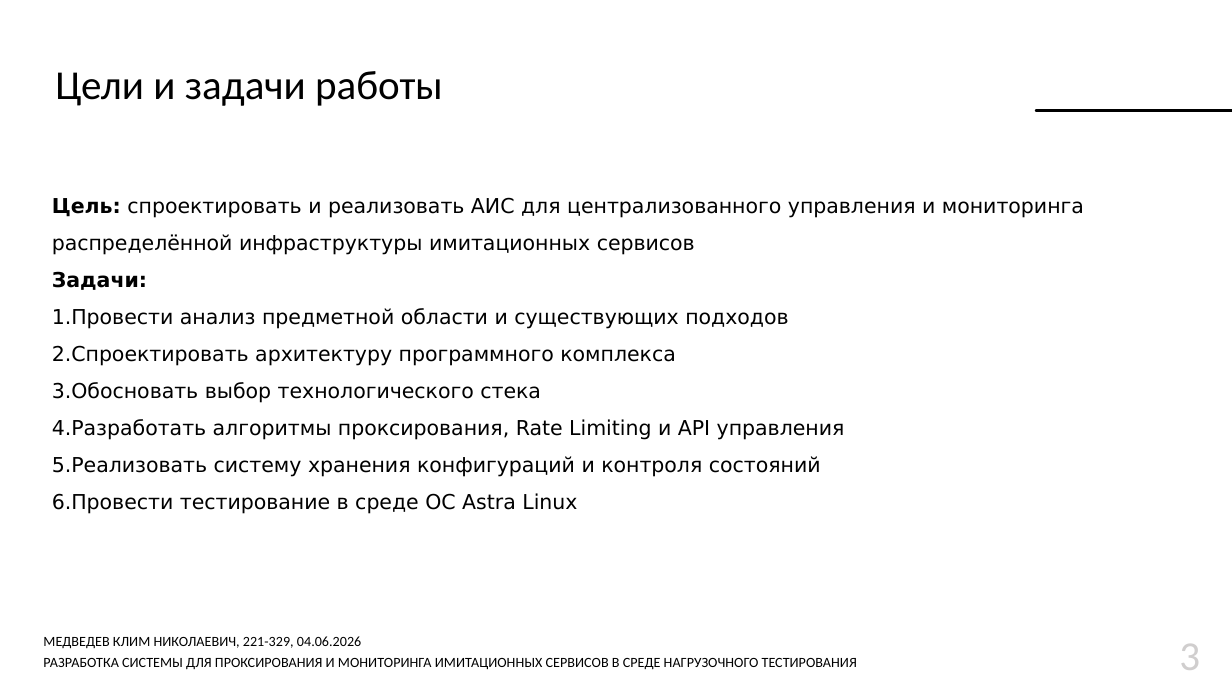
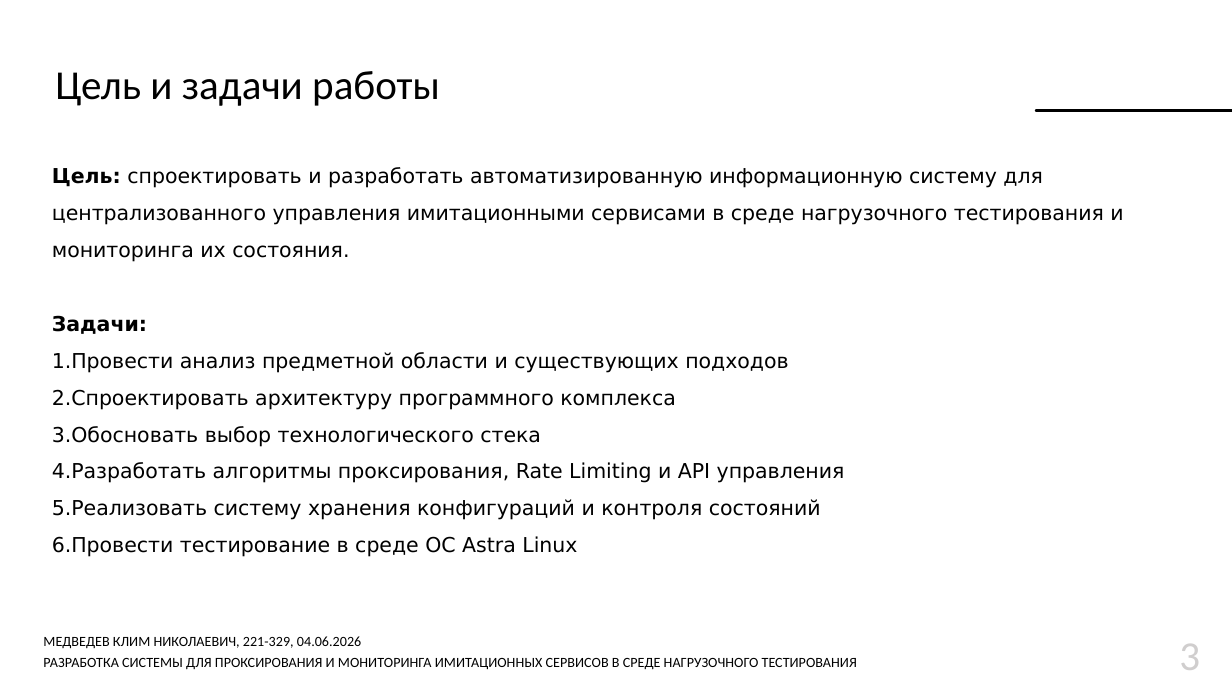
Before and after one commit to Lamardo43/educ-thesis, a slide deck: slide 3 of Thesis/docs/Презентация.pptx. Drawn at 1232x693 pixels with LibreOffice and Linux fonts; fonts in the diff are those of the drawing; background and template pictures are left out. Boxes give left, top, right and bottom in pixels: in the first picture for what was removed or moved away, otherwise in the second. Text is boxed around its words. In the diff, an @@ line names an element or a change of style, - is before the commit and + after.

```diff
--- a/Thesis/docs/Презентация.pptx
+++ b/Thesis/docs/Презентация.pptx
@@ text at <box>55,71,440,106</box>: text changed @@
-Цели и задачи работы
+Цель и задачи работы
@@ text "Цель: спроектировать и разработать автоматизированную ...": place and size @@
-text "Цель: спроектировать и разработать автоматизированную ..." at <box>52,197,1084,514</box>
+text "Цель: спроектировать и разработать автоматизированную ..." at <box>52,167,1123,557</box>
@@ text at <box>52,167,1123,262</box>: text changed @@
-Цель: спроектировать и реализовать АИС для централизованного управления и мониторинга распределённой инфраструктуры имитационных сервисов
+Цель: спроектировать и разработать автоматизированную информационную систему для централизованного управления имитационными сервисами в среде нагрузочного тестирования и мониторинга их состояния.
```
Also in this commit, not shown: 15 other files.
